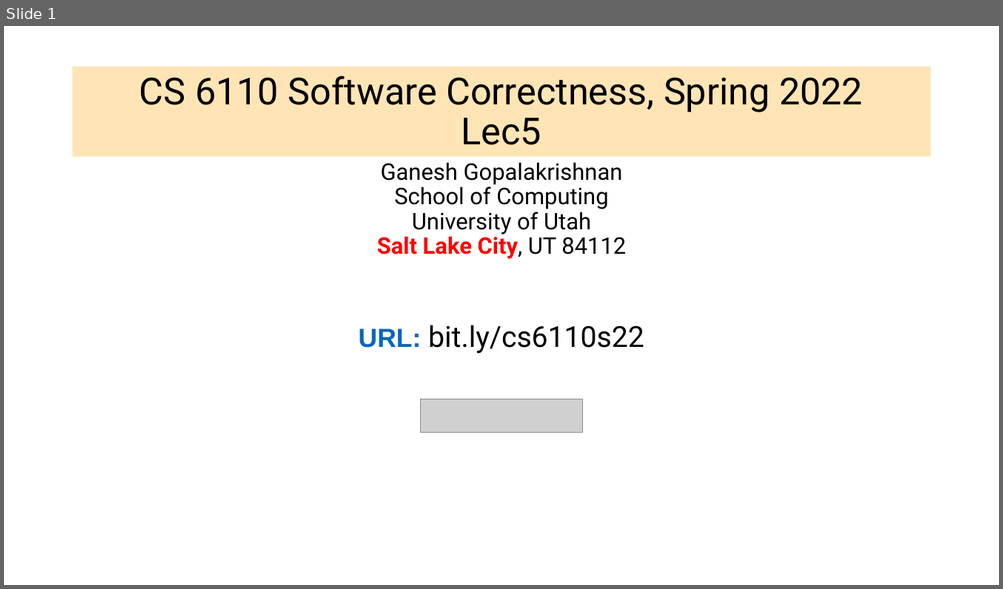
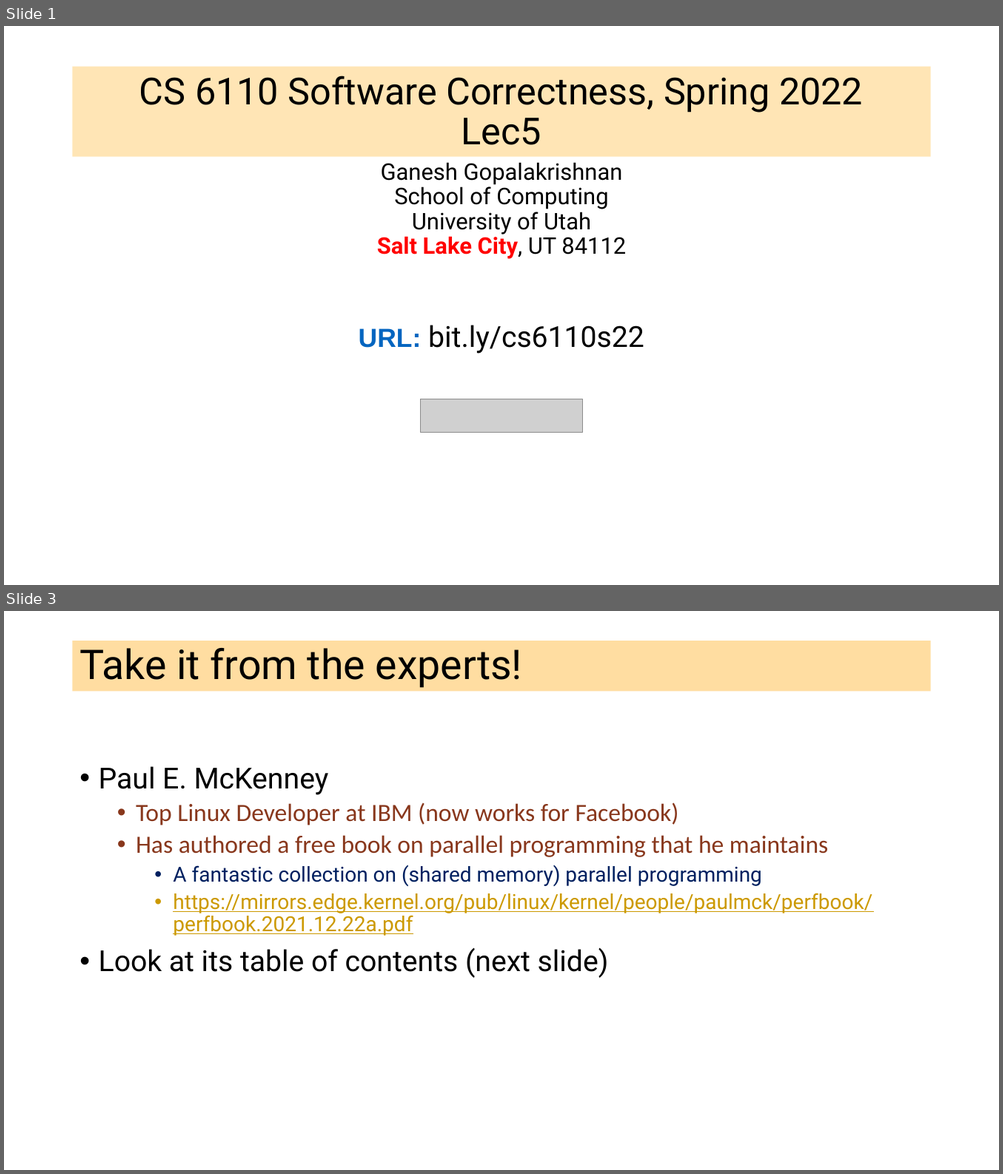
Before and after one commit to ganeshutah/cs6110s22, a slide deck: Lec5/Lec5.pptx. Shown one above the other, each under a label of ours: slide 1 before the commit, slides 1 and 3 after it; the slides between them are not shown. The pictures are 1003x589 and 1003x1174 pixels, drawn with LibreOffice and Linux fonts; fonts in the diff are those of the drawing; grey boxes stand for pictures. Boxes give left, top, right and bottom in pixels: in the first picture for what was removed or moved away, otherwise in the second. Text is boxed around its words. In the diff, an @@ line names an element or a change of style, - is before the commit and + after.

```diff
--- a/Lec5/Lec5.pptx
+++ b/Lec5/Lec5.pptx
@@ slide 3 added at <box>4,611,999,1170</box>, background #FFFFFF @@
@@ title added at <box>73,641,930,692</box>, fill #FFBD47 at 51% opacity, 39.6 pt, text #000000 @@
+Take it from the experts!
@@ text added at <box>99,766,872,978</box>, 20 pt, text #88371D @@
+• Paul E. McKenney
+  • Top Linux Developer at IBM (now works for Facebook)
+  • Has authored a free book on parallel programming that he maintains
+    • A fantastic collection on (shared memory) parallel programming
+    • https://mirrors.edge.kernel.org/pub/linux/kernel/people/paulmck/perfbook/perfbook.2021.12.22a.pdf
+• Look at its table of contents (next slide)
```
Also in this commit, not shown: 1 slide changed, 1 other slide added.
